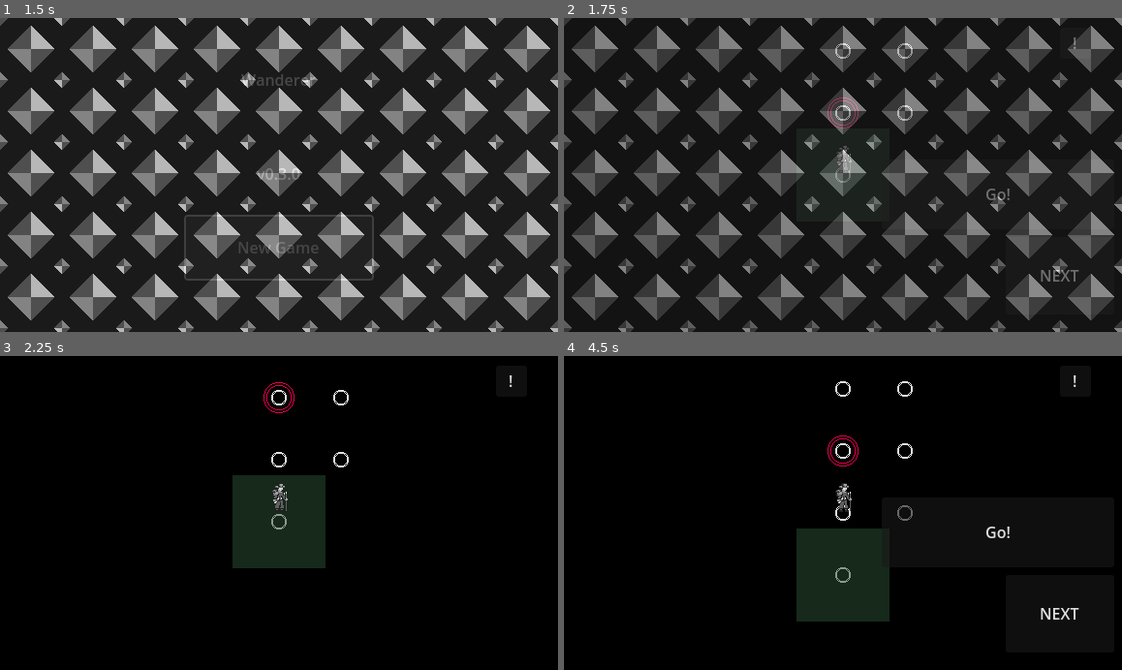
Above: before the commit, frames 1-4 (two rows, left to right).
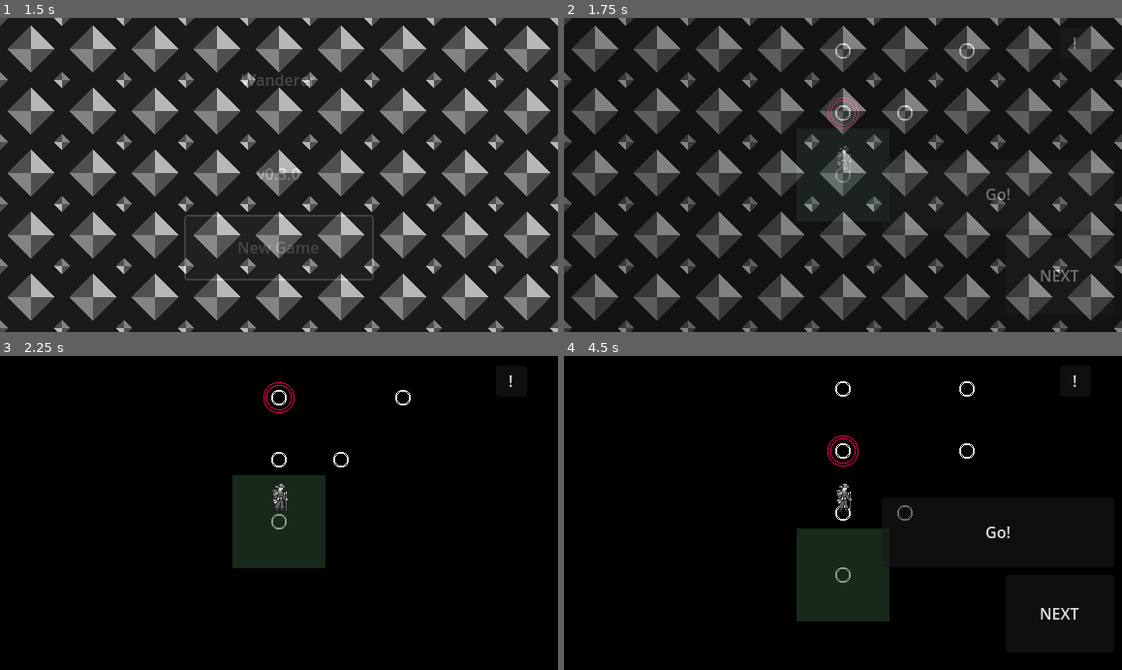
Above: after the commit, the same moments.

Repository: LidesSam/wanderer
Game: Godot game, scene res://source/scenes/main_menu.tscn
Same seed, same stepped clock (60 frames per second), same inputs: the game is played once before the commit and once after it.
Inputs:
- Up to frame 1 (1.5 s): click "New Game" at 0.5 s; click "New Game" at 1.25 s
- Up to frame 2 (1.75 s): no input
- Up to frame 3 (2.25 s): click "Go!" at 2 s
- Up to frame 4 (4.5 s): click "!" at 2.75 s; click "Go!" at 3.5 s; click "NEXT" at 4.25 s

Frame 1 is identical in both runs. In frame 2, less than 0.1% of the frame differs, in the area x 59-74%, y 8-13%; in frame 3, less than 0.1%; in frame 4, 0.2%, in the area x 59-74%, y 8-33%.

Commit message:
new freature: random sidee paraabolic bifurcation

Diff:
--- a/source/elements/chunk.gd
+++ b/source/elements/chunk.gd
@@ -21,21 +21,29 @@
 ##gen a small bifurcation inside of the chunk
 func add_sidepath_sub_bifurcation(locTemp,step:int = 64,size:int=3):
 
-	if(mapLocs.size()<3):
+	if(mapLocs.size()<size):
 		print("to small to bifurcation")
 		return false
 
 	if(size>mapLocs.size()-2):
 		size=mapLocs.size()-2
 	var lastLoc=mapLocs[0]
-	var displazament= Vector2(step,0)
-	for i in range(size):
-		var pos= 1+i
+	var side= [-1].pick_random()
+	var displacement= Vector2(0,0)
+	var peakDeviation = roundi(size/2)
+	var a = -4.0 / (size * size)  # Adjusted parabolic coefficient for inverted bend
+
+	for y in range(size):
+		var deviation = round(a * (y - peakDeviation) * (y - peakDeviation))  # Parabolic deviation
+		var xDisplacement = deviation * step  # Apply step factor
+		displacement = Vector2(xDisplacement * side+step*2*side, 0)  # Apply direction
+
+		var pos= 1+y
 		var loc=locTemp.instantiate()
 		lastLoc.add_conection(loc)
 		loc.add_conection(lastLoc)
 		add_location(loc)
-		loc.position=mapLocs[pos].position+displazament
+		loc.position=mapLocs[pos].position-displacement
 		lastLoc=loc
 	lastLoc.add_conection(mapLocs[size+1])
 
--- a/source/factory/mapGen.gd
+++ b/source/factory/mapGen.gd
@@ -57,7 +57,7 @@
 		loc.position = Vector2(0, 0 - step * i) + stepOffset  # Position the location
 		chunk.add_location(loc)  # Add the location to the chunk
 
-	chunk.add_sidepath_sub_bifurcation(locTemp, step, 3)  # Add side paths
+	chunk.add_sidepath_sub_bifurcation(locTemp, step, 5)  # Add side paths
 	chunk.add_rand_foe_encounters(2, 4)  # Add random foe encounters
 	chunks.push_back(chunk)  # Add the chunk to the chunks list
 	locations.add_child(chunk)  # Add the chunk to the locations node
